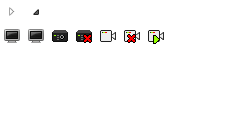
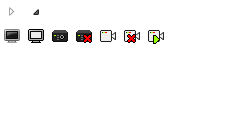
Layers edited between the first and the second 240px x 120px image:
added layer "图层 2" above "图层 1" over box(31, 32, 41, 38)
added layer "图层 1" above "play" over box(28, 29, 44, 43)
